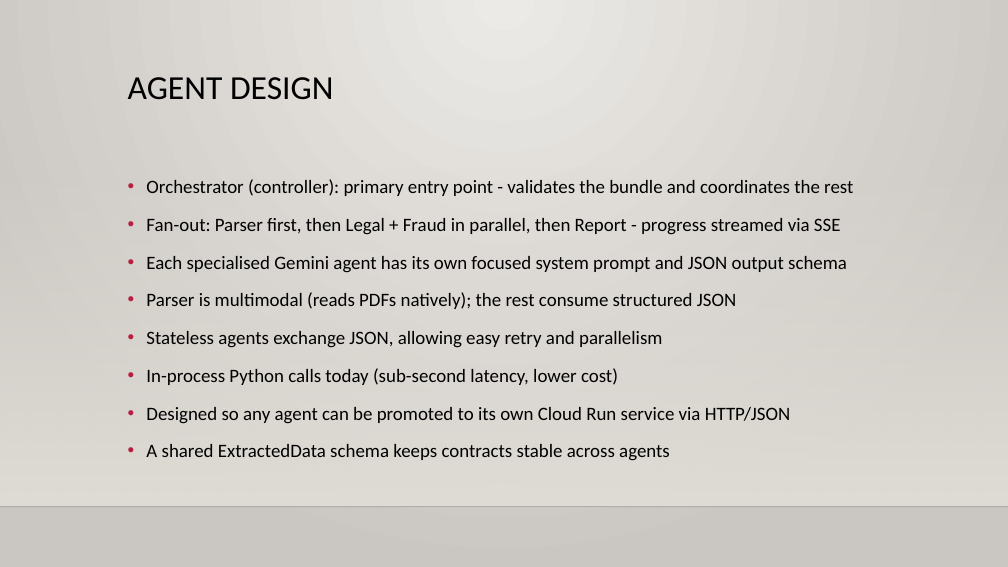
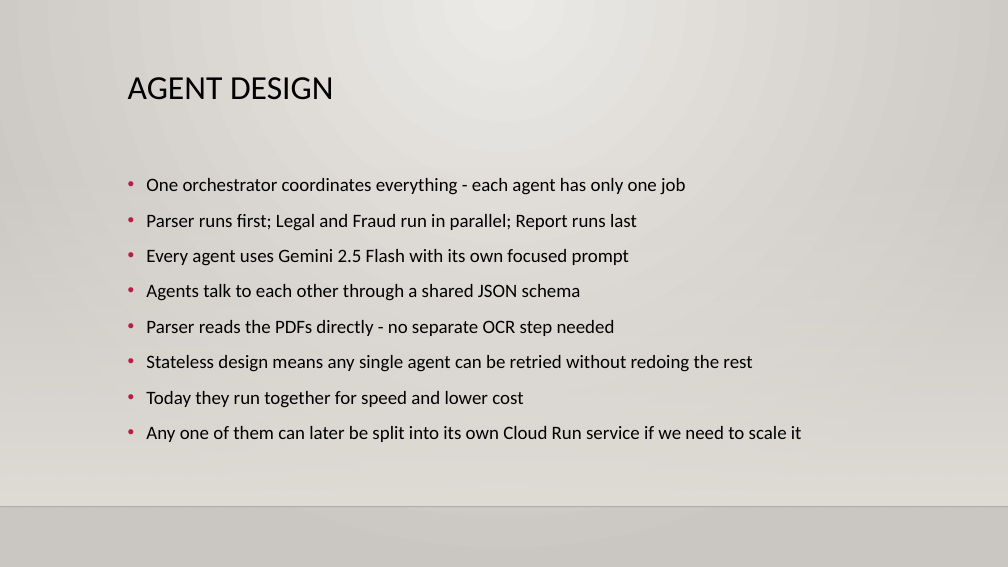
Before and after one commit to abhi88000/land-fraud-detection, a slide deck: slide 7 of docs/deck/Landshield-Deck.pptx. Drawn at 1008x567 pixels with LibreOffice and Linux fonts; fonts in the diff are those of the drawing; background and template pictures are left out. Boxes give left, top, right and bottom in pixels: in the first picture for what was removed or moved away, otherwise in the second. Text is boxed around its words. In the diff, an @@ line names an element or a change of style, - is before the commit and + after.

```diff
--- a/docs/deck/Landshield-Deck.pptx
+++ b/docs/deck/Landshield-Deck.pptx
@@ text at bbox=[146, 178, 802, 442]: text changed @@
-• Orchestrator (controller): primary entry point - validates the bundle and coordinates the rest
-• Fan-out: Parser first, then Legal + Fraud in parallel, then Report - progress streamed via SSE
-• Each specialised Gemini agent has its own focused system prompt and JSON output schema
-• Parser is multimodal (reads PDFs natively); the rest consume structured JSON
-• Stateless agents exchange JSON, allowing easy retry and parallelism
-• In-process Python calls today (sub-second latency, lower cost)
-• Designed so any agent can be promoted to its own Cloud Run service via HTTP/JSON
-• A shared ExtractedData schema keeps contracts stable across agents
+• One orchestrator coordinates everything - each agent has only one job
+• Parser runs first; Legal and Fraud run in parallel; Report runs last
+• Every agent uses Gemini 2.5 Flash with its own focused prompt
+• Agents talk to each other through a shared JSON schema
+• Parser reads the PDFs directly - no separate OCR step needed
+• Stateless design means any single agent can be retried without redoing the rest
+• Today they run together for speed and lower cost
+• Any one of them can later be split into its own Cloud Run service if we need to scale it
```
Also in this commit, not shown: 9 other slides changed, 1 other file.
